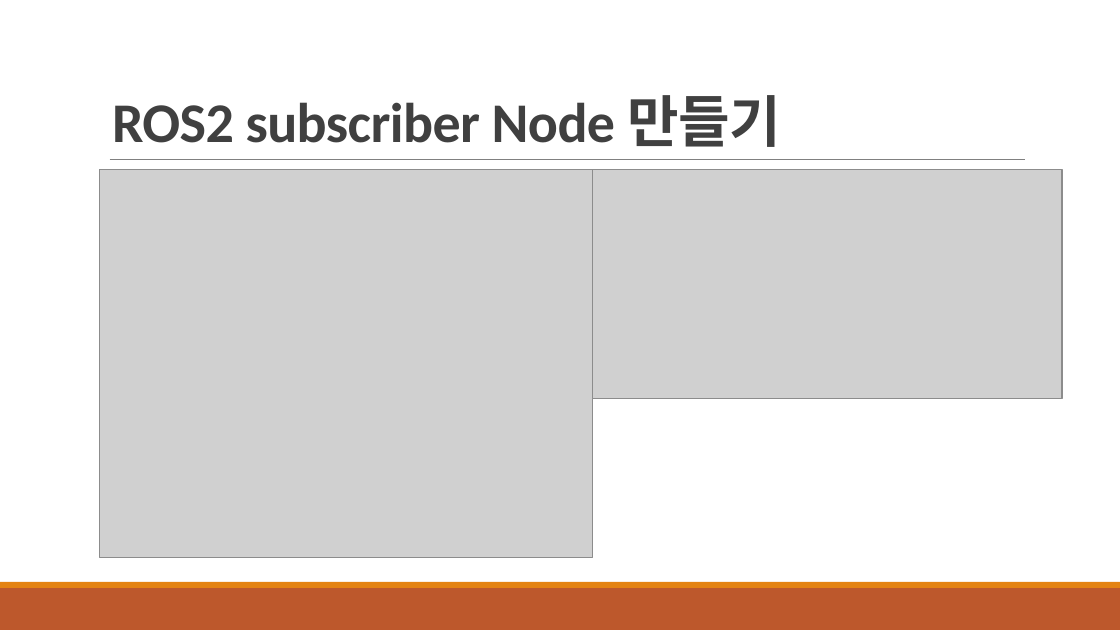
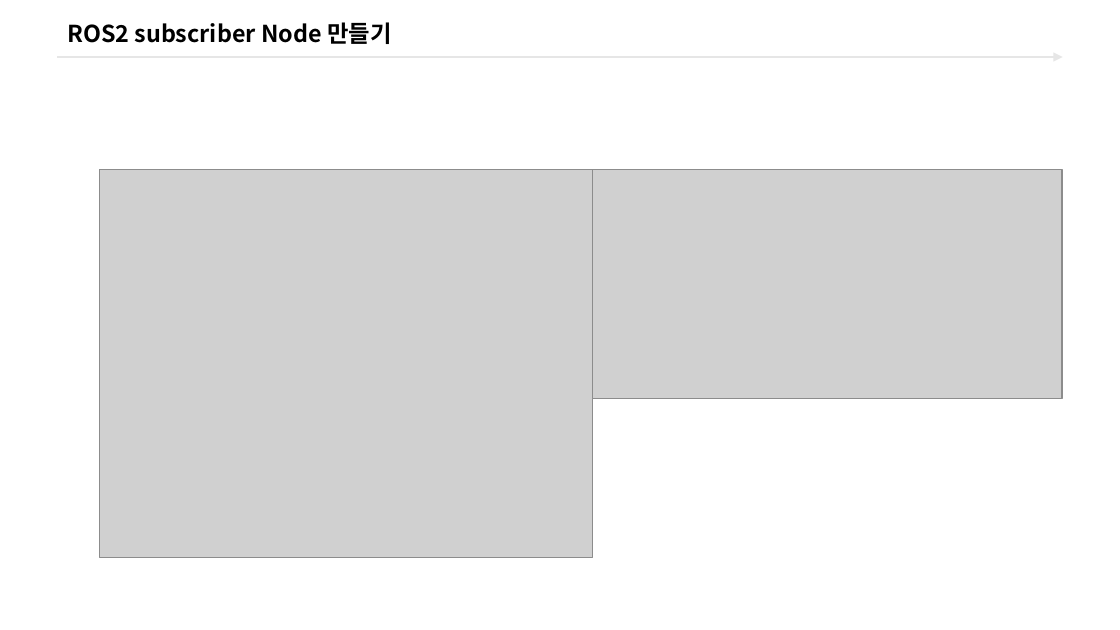
Before and after one commit to freshmea/ict_robot_sj, a slide deck: slide 12 of pdf_ppt/3. ROS2/교안_ROS2 터틀봇_바인드소프트_2일차교욱.pptx (slide 8 before the commit). Drawn at 1120x630 pixels with LibreOffice and Linux fonts; fonts in the diff are those of the drawing; grey boxes stand for pictures; background and template pictures are left out. Boxes give left, top, right and bottom in pixels: in the first picture for what was removed or moved away, otherwise in the second. Text is boxed around its words. In the diff, an @@ line names an element or a change of style, - is before the commit and + after.

```diff
--- a/pdf_ppt/3. ROS2/교안_ROS2 터틀봇_바인드소프트_2일차교욱.pptx
+++ b/pdf_ppt/3. ROS2/교안_ROS2 터틀봇_바인드소프트_2일차교욱.pptx
@@ title "ROS2 subscriber Node 만들기": place and size @@
-title "ROS2 subscriber Node 만들기" at box(112, 95, 780, 147)
+title "ROS2 subscriber Node 만들기" at box(67, 22, 391, 44)
@@ title "ROS2 subscriber Node 만들기" at box(67, 22, 391, 44): size 36 to 15 pt, font Calibri to Noto Sans CJK KR, text colour #404040 to #000000, letter spacing -0.4 to 0 pt; line spacing 0.85 to 1; vertical alignment bottom to middle @@
@@ arrow added from (57, 57) to (1063, 57), #E6E6E6 1.5 pt @@
@@ line removed from (110, 160) to (1025, 160) @@
@@ rectangle removed at box(0, 588, 1120, 630) @@
@@ rectangle removed at box(0, 582, 1120, 588) @@
```
Also in this commit, not shown: 6 other slides changed, 6 slides added, 4 slides removed, 7 other files.
